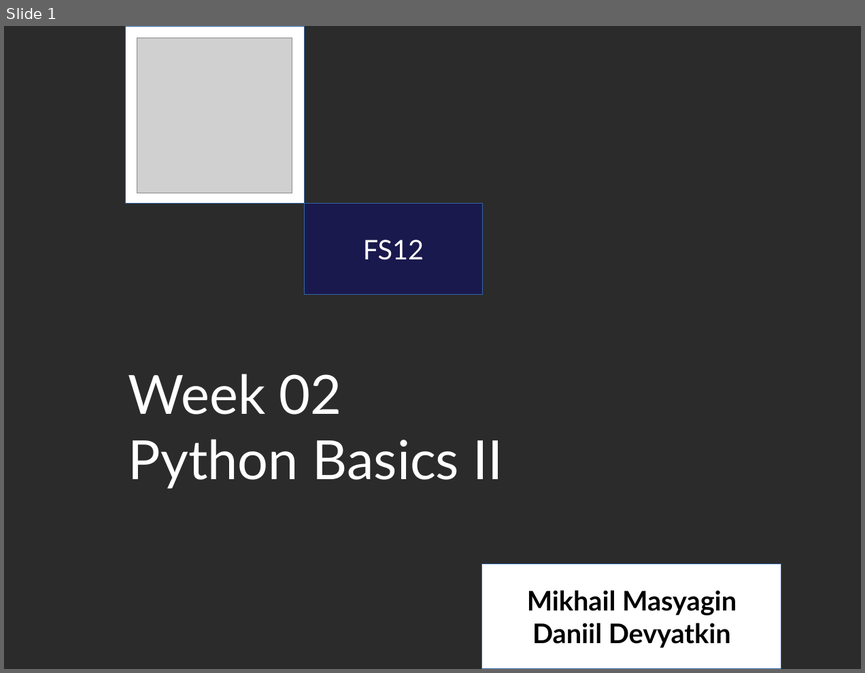
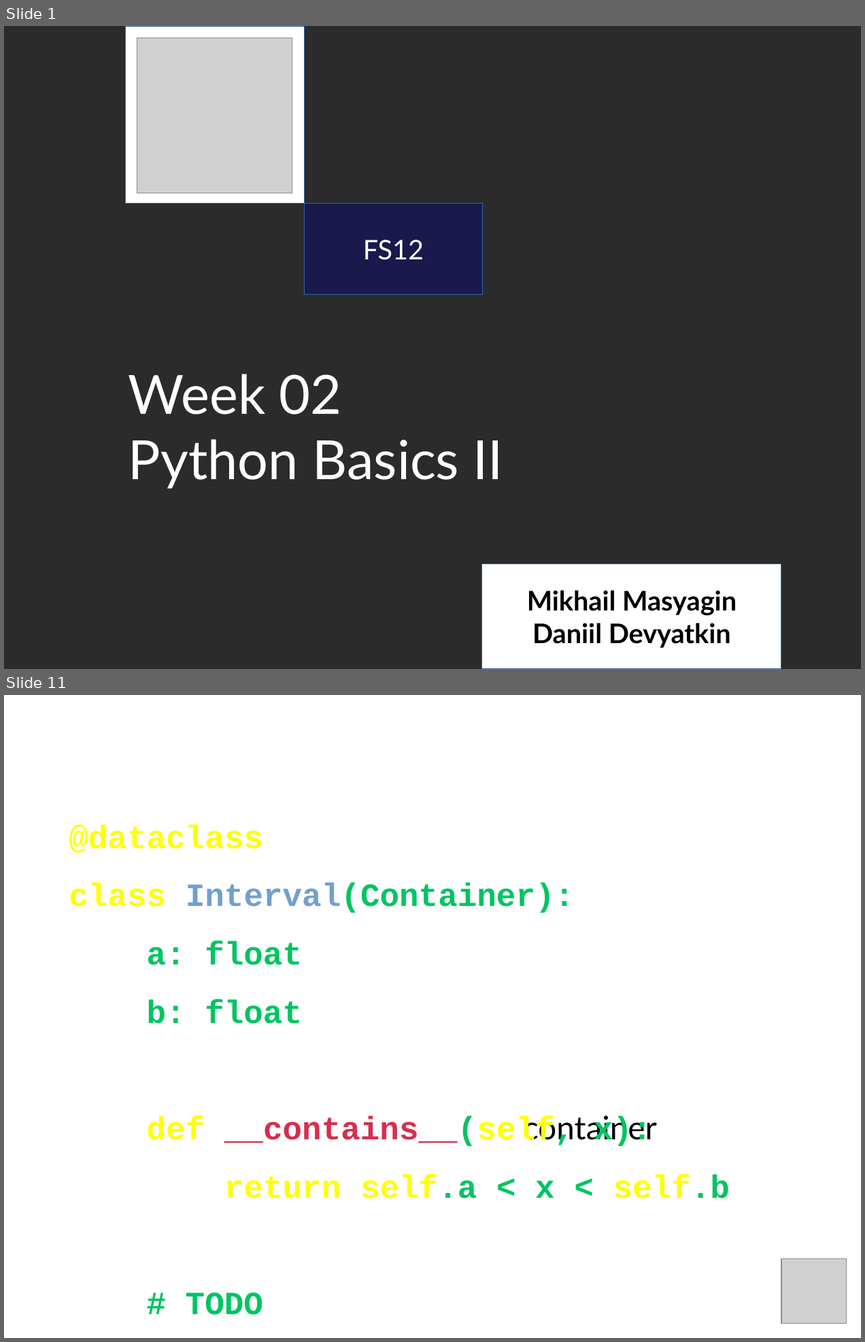
Before and after one commit to bmstu-fs12/01-sem-py-algo, a slide deck: week-02/presentation_1_4x3.odp. Shown one above the other, each under a label of ours: slide 1 before the commit, slides 1 and 11 after it; the slides between them are not shown. The pictures are 865x673 and 865x1342 pixels, drawn with LibreOffice and Linux fonts; fonts in the diff are those of the drawing; grey boxes stand for pictures; background and template pictures are left out; a plain dark background stands for a picture behind light text. Boxes give left, top, right and bottom in pixels: in the first picture for what was removed or moved away, otherwise in the second. Text is boxed around its words. In the diff, an @@ line names an element or a change of style, - is before the commit and + after.

```diff
--- a/week-02/presentation_1_4x3.odp
+++ b/week-02/presentation_1_4x3.odp
@@ slide 11 added at box(4, 695, 861, 1338), background picture (left out) @@
@@ title added at box(47, 715, 818, 795), 40 pt, text #FFFFFF @@
+Sized II
@@ text added at box(69, 824, 730, 1314), 30 pt, text #00C462, bold @@
+● @dataclass
+● class Interval(Container):
+● a: float
+● b: float
+● def __contains__(self, x):
+● return self.a < x < self.b
+● # TODO
@@ text added at box(523, 1115, 657, 1145), 30 pt, text #000000 @@
+container
@@ picture added at box(781, 1259, 846, 1323) @@
```
Also in this commit, not shown: 1 slide changed, 15 other slides added, 3 other files.
